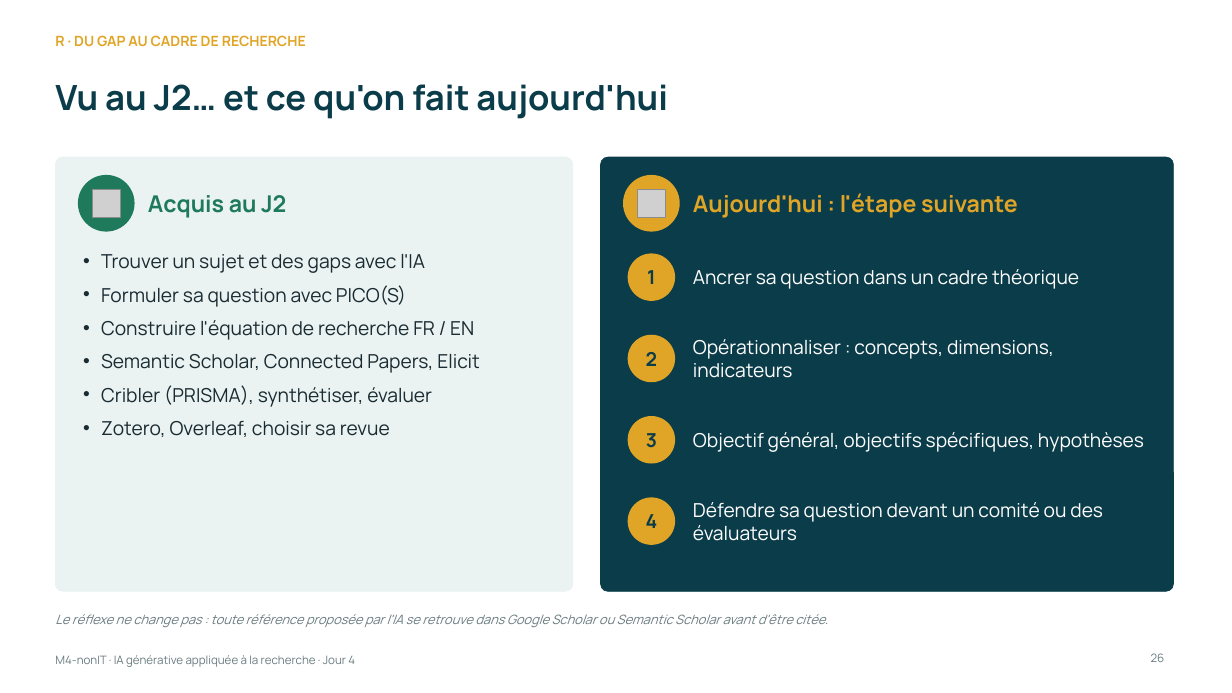
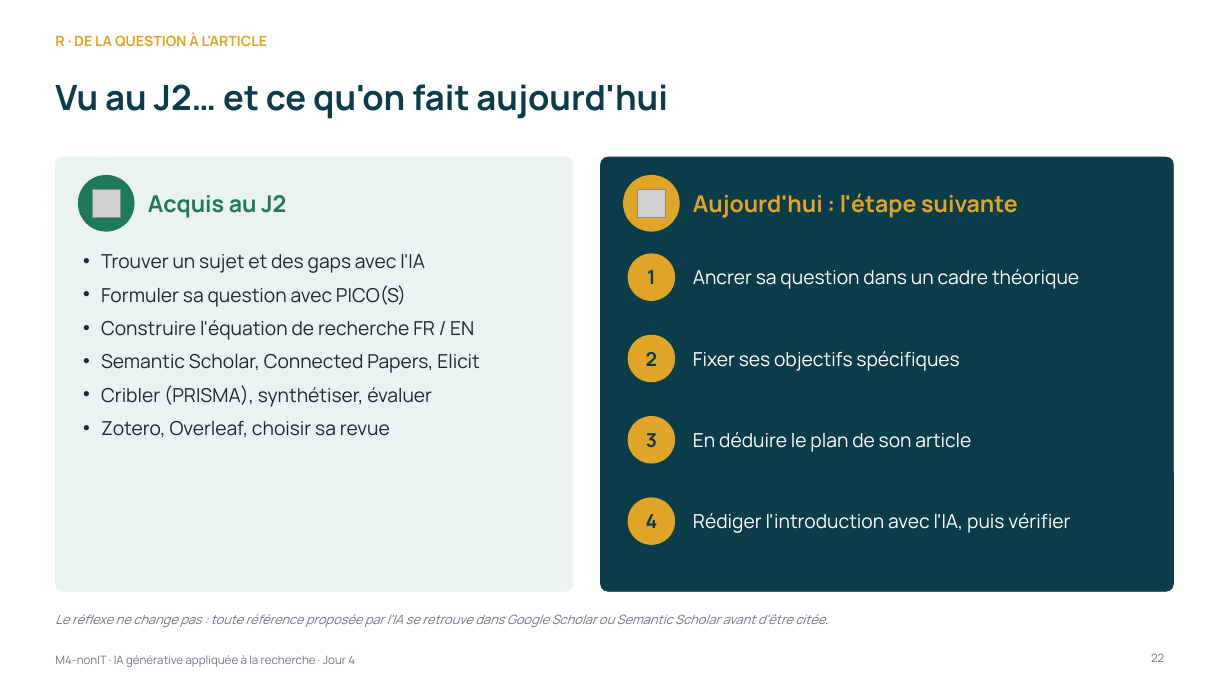
Before and after one commit to Amevi-isi/formation-chercheur-univ, a slide deck: slide 22 of module4_nonIT/M4-nonIT_IA_generative_appliquee.pptx (slide 26 before the commit). Drawn at 1232x693 pixels with LibreOffice and Linux fonts; fonts in the diff are those of the drawing; grey boxes stand for pictures. Boxes give left, top, right and bottom in pixels: in the first picture for what was removed or moved away, otherwise in the second. Text is boxed around its words. In the diff, an @@ line names an element or a change of style, - is before the commit and + after.

```diff
--- a/module4_nonIT/M4-nonIT_IA_generative_appliquee.pptx
+++ b/module4_nonIT/M4-nonIT_IA_generative_appliquee.pptx
@@ text at [55, 32, 267, 46]: text changed @@
-R · DU GAP AU CADRE DE RECHERCHE
+R · DE LA QUESTION À L'ARTICLE
@@ text at [693, 351, 959, 371]: text changed @@
-Opérationnaliser : concepts, dimensions, indicateurs
+Fixer ses objectifs spécifiques
@@ text at [693, 432, 971, 452]: text changed @@
-Objectif général, objectifs spécifiques, hypothèses
+En déduire le plan de son article
@@ text at [693, 513, 1070, 533]: text changed @@
-Défendre sa question devant un comité ou des évaluateurs
+Rédiger l'introduction avec l'IA, puis vérifier
@@ page number at [1151, 653, 1164, 662]: text changed @@
-26
+22
```
Also in this commit, not shown: 15 other slides changed, 3 slides added, 12 slides removed.
